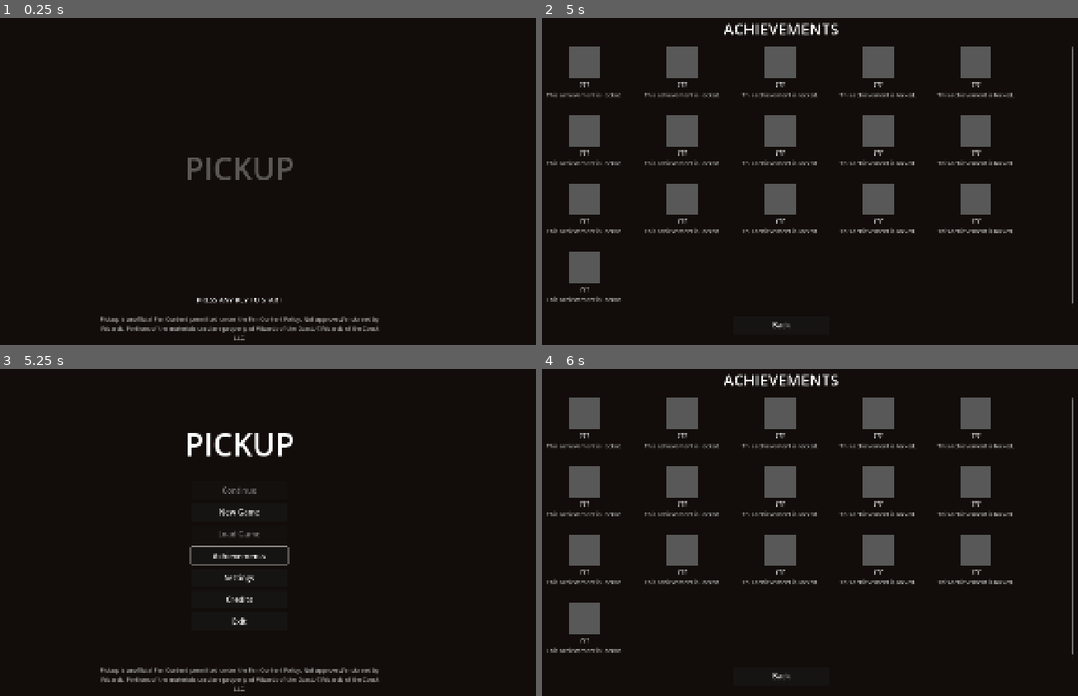
Above: before the commit, frames 1-4 (two rows, left to right).
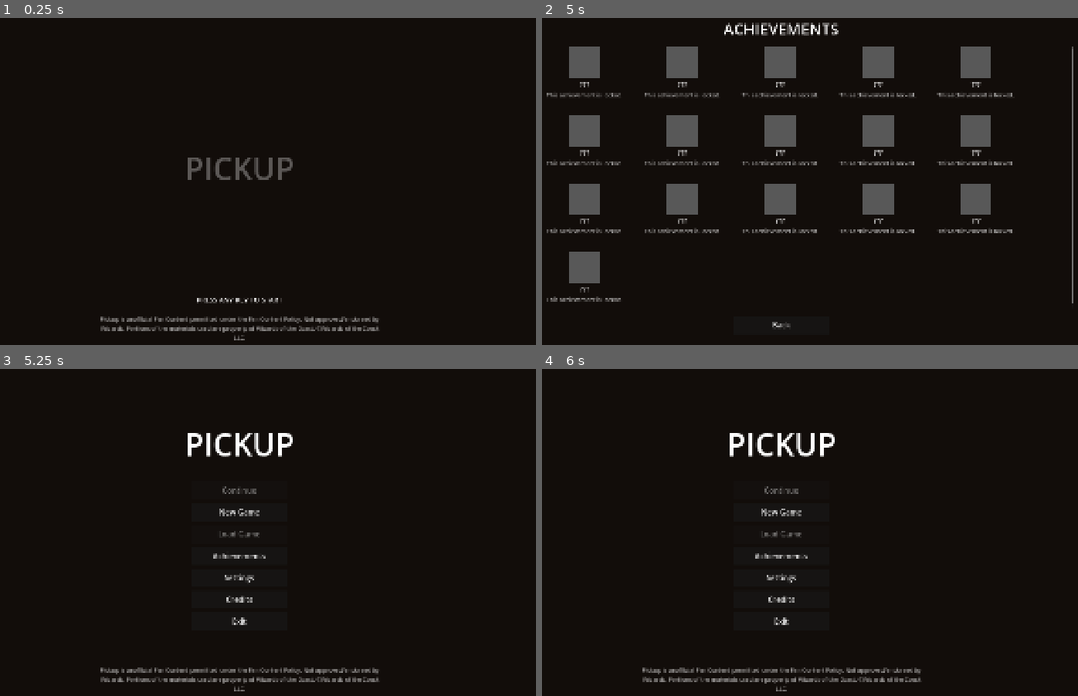
Above: after the commit, the same moments.

Repository: brian-kujawski/cracknstack
Game: Godot game, scene res://scenes/title.tscn
Two runs of this game, one before a commit and one after it. Both use one fixed random seed, a clock stepped at 60 frames per second and the inputs below.
Inputs (mouse positions are in pixels of both pictures, inside the frame that each line leads up to):
- Up to frame 1 (0.25 s): no input
- Up to frame 2 (5 s): tap Enter at 0.5 s; move the mouse to (917, 158) at 0.52 s; hold D (move_right) 0.53-1.25 s; tap 5 (cast_abundance) at 0.6 s; click (917, 158) at 0.67 s; click "Achievements" at 1.25 s; click "Settings" at 2 s; click "Credits" at 2.75 s; click "New Game" at 3.5 s; click "New Game" at 4.25 s
- Up to frame 3 (5.25 s): click "Back" at 5 s
- Up to frame 4 (6 s): tap Space at 5.75 s; drag from (659, 545) to (751, 597) at 5.77 s

Frames 1-2 are identical in both runs. In frame 3, 0.2% of the frame differs, in the area x 35-55%, y 54-61%; in frame 4, 14%, in the area x 0-100%, y 1-99%.

Commit message:
Don't bring the focus outline back after a click
Closing a menu page (or stepping back in the pause menu's exit questions)
handed focus back to the button that opened it whenever that button had
focus. A mouse click focuses a button too, just with its outline hidden,
so the outline reappeared on the clicked button and stayed until the next
click. Only hand focus back when it was visible, i.e. the keyboard was
in use.

Co-Authored-By: Claude Opus 5.5 (1M context) <noreply@anthropic.com>
Claude-Session: https://claude.ai/code/session_01FK6EPrdDA1GqSKgkPS9MjW

Diff:
--- a/scripts/ui/pause_menu.gd
+++ b/scripts/ui/pause_menu.gd
@@ -175,9 +175,10 @@
 
 
 ## Shows one step of the menu. Focus follows the keyboard: if `from` had it
-## (or `keep_focus`), `to` takes it; otherwise nothing is highlighted.
+## (or `keep_focus`), `to` takes it; otherwise nothing is highlighted. A
+## click focuses a button with its outline hidden, which doesn't count.
 func _show(column: VBoxContainer, from: Button, to: Button, keep_focus := false) -> void:
-	var had_focus := keep_focus or (from != null and from.has_focus())
+	var had_focus := keep_focus or (from != null and from.has_focus(true))
 	for step in [_menu, _exit_question, _save_question]:
 		step.visible = step == column
 	get_viewport().gui_release_focus()
@@ -197,7 +198,7 @@
 ## returns to it, still paused.
 func _open(title: String, make: Callable) -> void:
 	var button: Button = buttons[title]
-	var had_focus := button.has_focus()
+	var had_focus := button.has_focus(true)
 	get_viewport().gui_release_focus()
 	var page: MenuScreen = make.call()
 	page.closed.connect(func() -> void:
--- a/scripts/ui/title_screen.gd
+++ b/scripts/ui/title_screen.gd
@@ -152,7 +152,7 @@
 func _open(make: Callable, label: String) -> void:
 	var page: Control = make.call()
 	var button: Button = buttons[label]
-	var had_focus := button.has_focus()
+	var had_focus := button.has_focus(true)
 	get_viewport().gui_release_focus()
 	page.closed.connect(func() -> void:
 		if had_focus:
--- a/tests/test_runner.gd
+++ b/tests/test_runner.gd
@@ -877,6 +877,20 @@
 		screens[0]._unhandled_input(esc)
 		_check(screens[0].is_queued_for_deletion(), "Esc closes the %s page" % page)
 		screens[0].free()
+	# Back on the menu, the button that opened a page takes the keyboard
+	# outline again only if the keyboard opened it; after a click nothing is
+	# highlighted.
+	for by_mouse in [false, true]:
+		var button: Button = title.buttons["Settings"]
+		button.grab_focus(by_mouse)
+		button.pressed.emit()
+		var settings: MenuScreen = title.find_children("*", "MenuScreen", false, false)[0]
+		settings.close()
+		settings.free()
+		_check(button.has_focus(true) != by_mouse,
+			"after a click, closing a page leaves nothing highlighted" if by_mouse
+			else "from the keyboard, closing a page puts focus back on its button")
+		get_viewport().gui_release_focus()
 	title.free()
 	SceneFlow._menu_requested = true
 	title = load(SceneFlow.TITLE_SCENE).instantiate()
